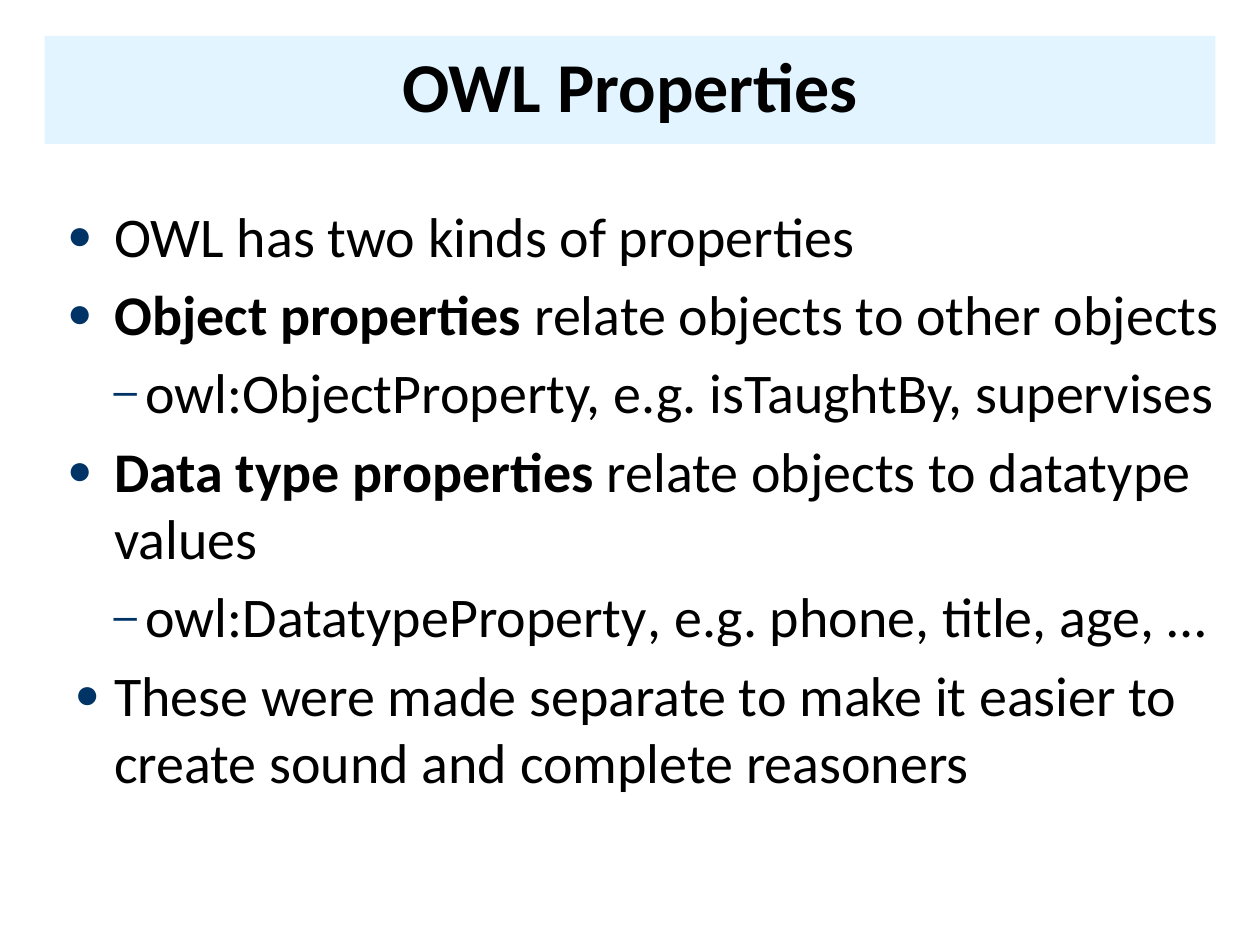
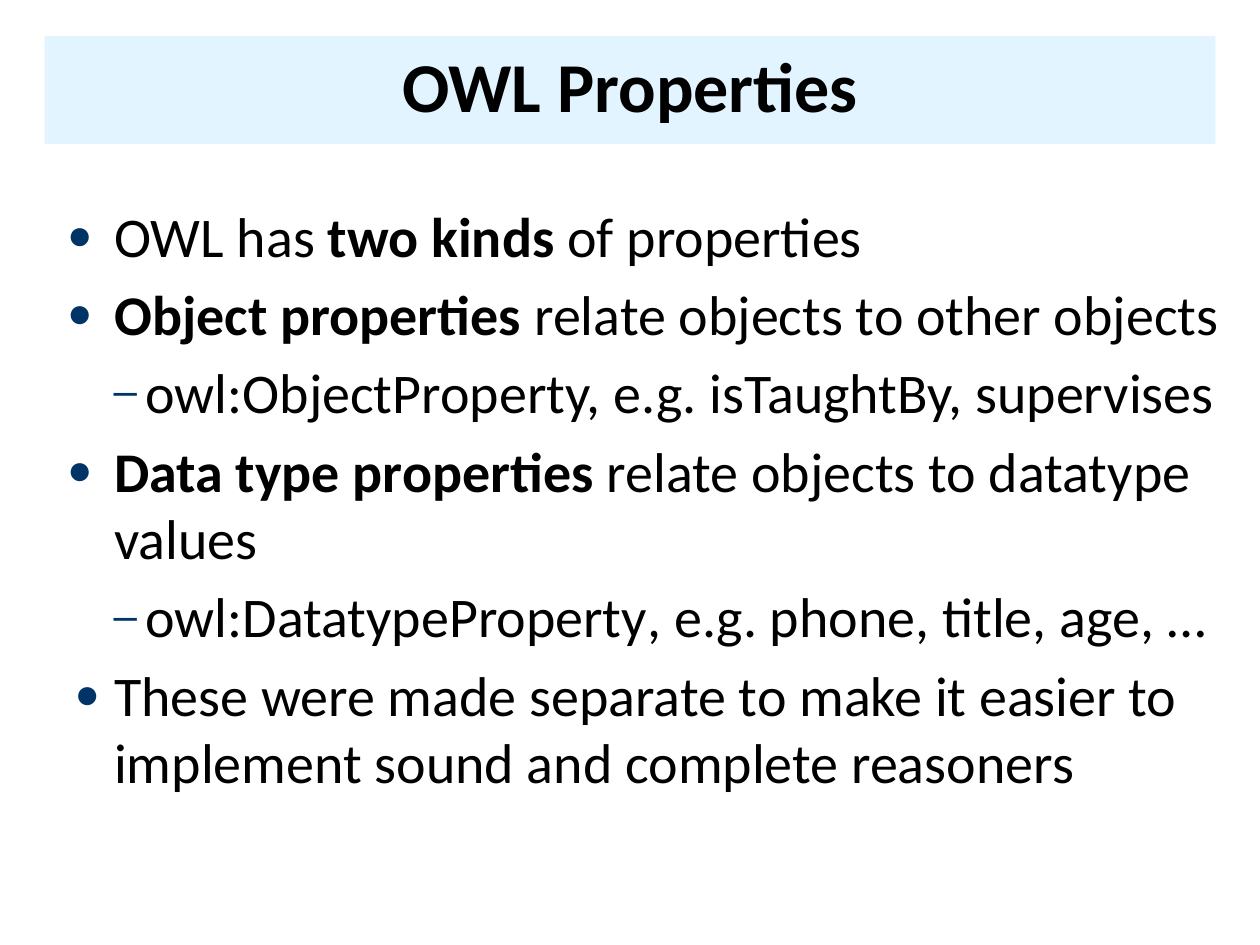
Before and after one commit to UMBC-CMSC-491-691-F19-Knowledge-Graphs/class_material, a slide deck: slide 32 of notes/07_owl/07OWL.pptx (slide 41 before the commit). Drawn at 1260x945 pixels with LibreOffice and Linux fonts; fonts in the diff are those of the drawing. Boxes give left, top, right and bottom in pixels: in the first picture for what was removed or moved away, otherwise in the second. Text is boxed around its words. In the diff, an @@ line names an element or a change of style, - is before the commit and + after.

```diff
--- a/notes/07_owl/07OWL.pptx
+++ b/notes/07_owl/07OWL.pptx
@@ text at (x1=114, y1=217, x2=862, y2=266): bold on in "two kinds" @@
@@ text at (x1=114, y1=677, x2=1177, y2=792): text changed @@
-● These were made separate to make it easier to create sound and complete reasoners
+● These were made separate to make it easier to implement sound and complete reasoners
```
Also in this commit, not shown: 19 other slides changed, 12 slides removed, 24 other files.
